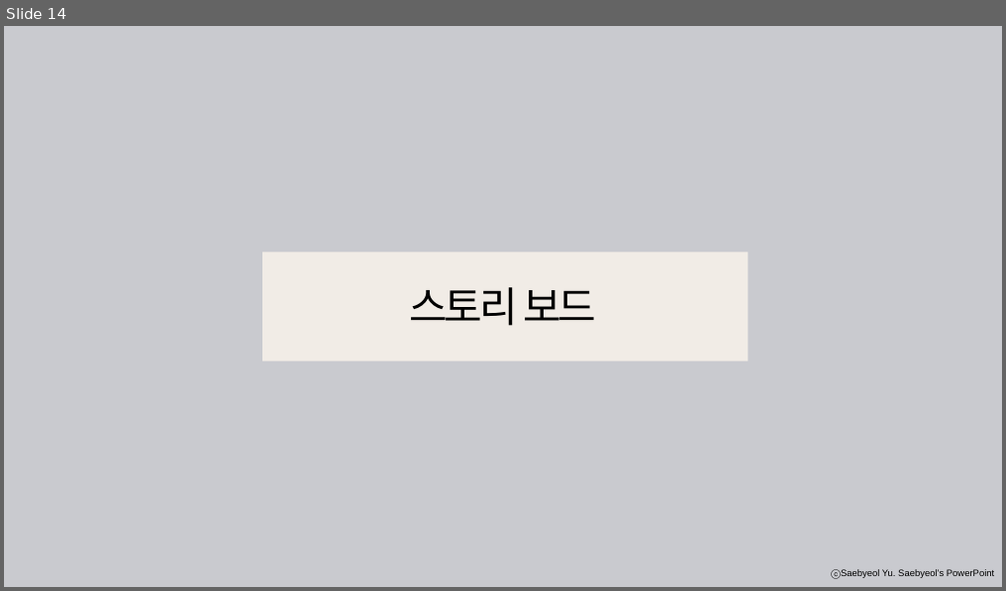
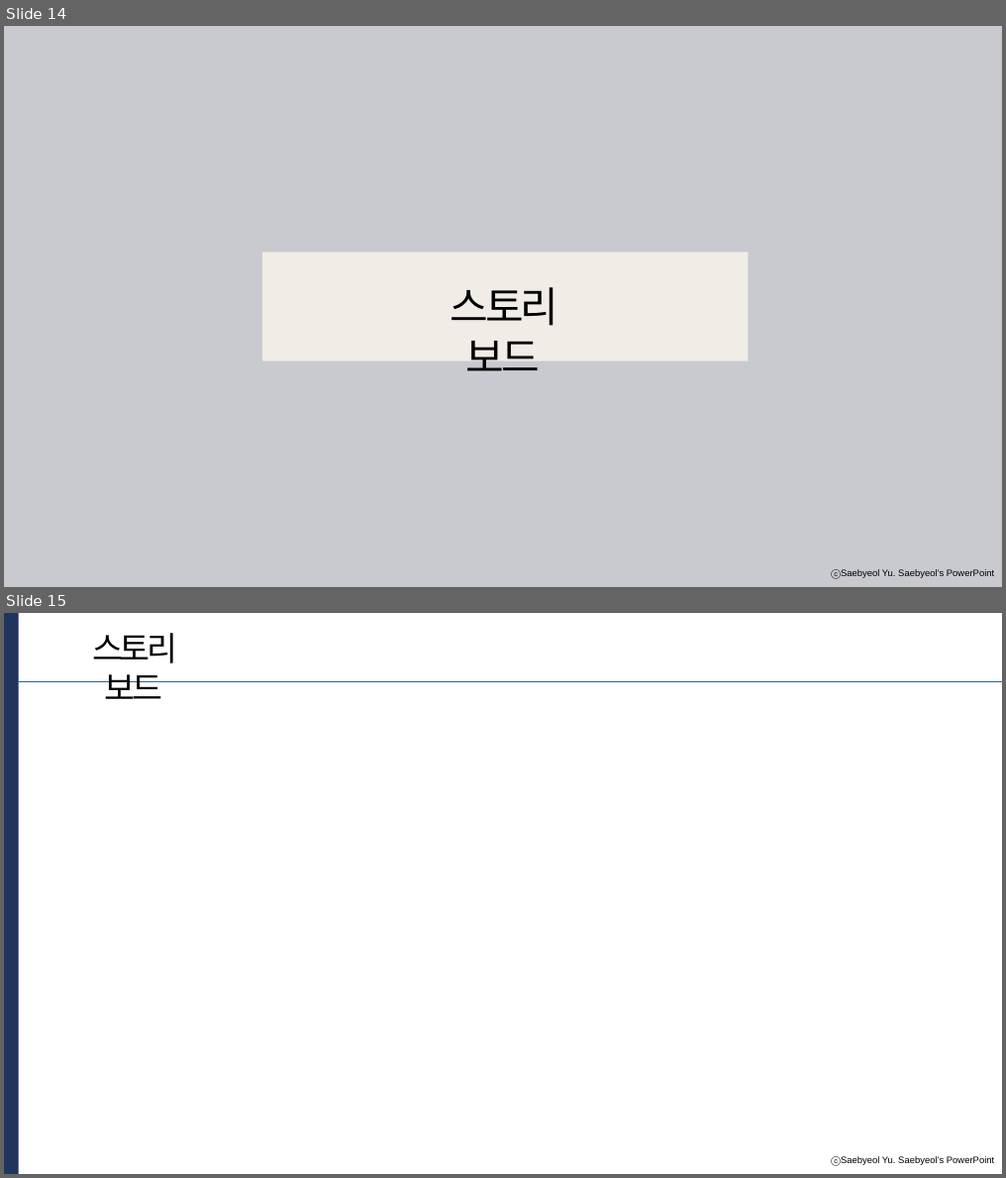
Before and after one commit to chungsuhyeon/project, a slide deck: Projectpp.pptx. Shown one above the other, each under a label of ours: slide 14 before the commit, slides 14 and 15 after it. The pictures are 1006x591 and 1006x1178 pixels, drawn with LibreOffice and Linux fonts; fonts in the diff are those of the drawing. Boxes give left, top, right and bottom in pixels: in the first picture for what was removed or moved away, otherwise in the second. Text is boxed around its words. In the diff, an @@ line names an element or a change of style, - is before the commit and + after.

```diff
--- a/Projectpp.pptx
+++ b/Projectpp.pptx
@@ slide 15 added at (x1=4, y1=613, x2=1002, y2=1174), background #FFFFFF; not listed: 1 template element that a slide beside it also shows @@
@@ rectangle added at (x1=4, y1=613, x2=18, y2=1174), fill #21345C @@
@@ text added at (x1=92, y1=633, x2=177, y2=699), 32 pt, text #000000 @@
+스토리 보드
@@ line added from (18, 681) to (1002, 681), #326393 0.5 pt @@
@@ slide 14 changed as well @@
@@ text "스토리 보드" rewrapped from (x1=410, y1=287, x2=596, y2=326) to (x1=450, y1=287, x2=558, y2=372) @@
```
Also in this commit, not shown: 14 other slides changed, 6 other slides added, 6 slides removed.
